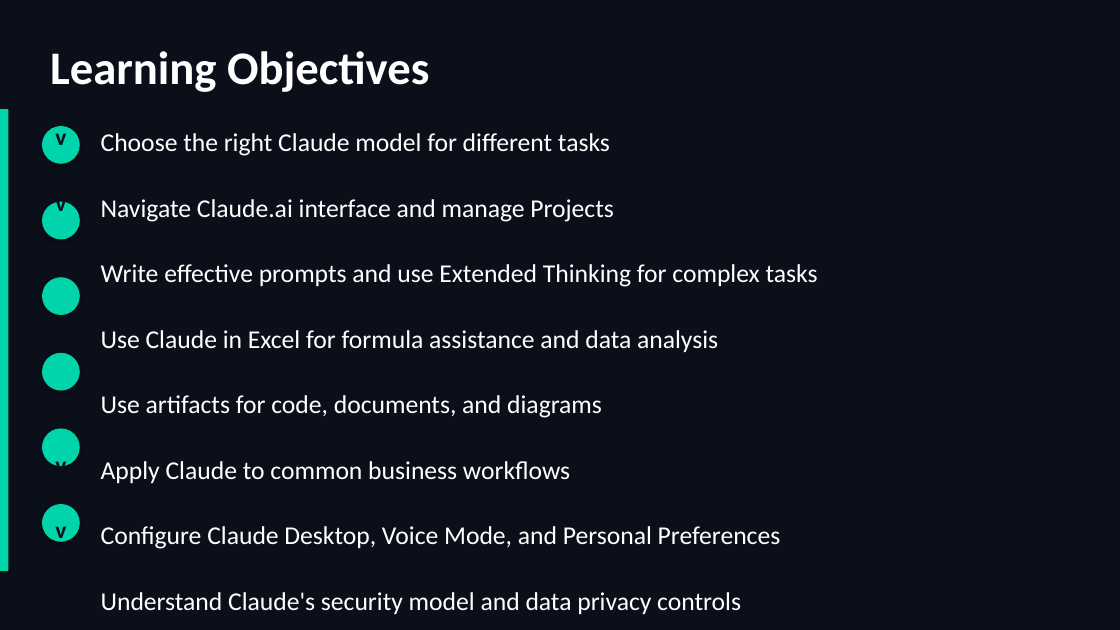
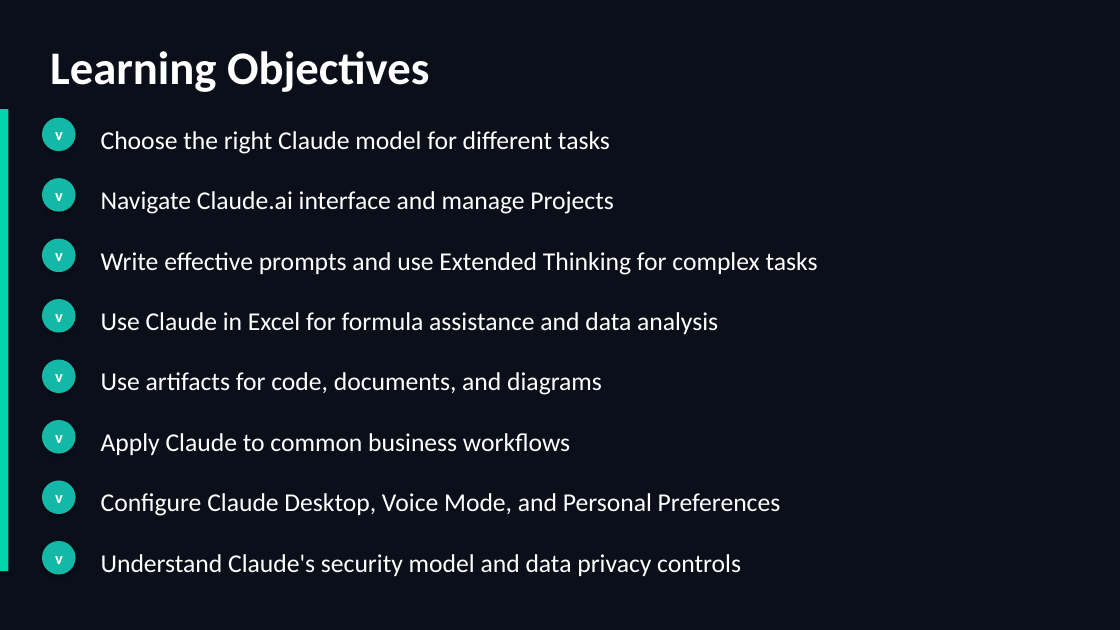
Before and after one commit to scottrhay/AIA-ClaudeCopilot, a slide deck: slide 3 of slides/Day1_Claude_for_Business.pptx. Drawn at 1120x630 pixels with LibreOffice and Linux fonts; fonts in the diff are those of the drawing. Boxes give left, top, right and bottom in pixels: in the first picture for what was removed or moved away, otherwise in the second. Text is boxed around its words. In the diff, an @@ line names an element or a change of style, - is before the commit and + after.

Commit message:
Fix Learning Objectives slide: rebuild with consistent teal circles
All 8 objectives now have matching teal oval + white 'v' checkmark.
Evenly spaced at 0.72" intervals. Previous version had mismatched
circles from imperfect cloning.

```diff
--- a/slides/Day1_Claude_for_Business.pptx
+++ b/slides/Day1_Claude_for_Business.pptx
@@ ellipse "v": place and size @@
-ellipse "v" at [55, 126, 66, 145]
+ellipse "v" at [42, 118, 76, 151]
@@ ellipse removed at [42, 126, 80, 164] @@
@@ ellipse added at [42, 178, 76, 212], fill #14B8A6, 14 pt, text #FFFFFF, bold @@
+v
@@ ellipse removed at [42, 202, 80, 239] @@
@@ text "Navigate Claude.ai interface and manage ...": place and size @@
-text "Navigate Claude.ai interface and manage ..." at [101, 199, 614, 222]
+text "Navigate Claude.ai interface and manage ..." at [101, 191, 614, 214]
@@ ellipse "v": place and size @@
-ellipse "v" at [55, 201, 66, 217]
+ellipse "v" at [42, 239, 76, 272]
@@ text "Write effective prompts and use ...": place and size @@
-text "Write effective prompts and use ..." at [101, 264, 818, 287]
+text "Write effective prompts and use ..." at [101, 252, 818, 275]
@@ size 20 to 14 pt, text colour #0B0F1A to #FFFFFF; fill none to #14B8A6; shadow on in 6 elements at [42, 239, 76, 272], [42, 118, 76, 151], [42, 360, 76, 393], [42, 420, 76, 454], [42, 541, 76, 575], [42, 299, 76, 333] @@
@@ ellipse "v": place and size @@
-ellipse "v" at [55, 277, 66, 283]
+ellipse "v" at [42, 299, 76, 333]
@@ ellipse removed at [42, 277, 80, 315] @@
@@ text "Use Claude in Excel for ...": place and size @@
-text "Use Claude in Excel for ..." at [101, 330, 718, 352]
+text "Use Claude in Excel for ..." at [101, 312, 718, 334]
@@ ellipse removed at [42, 353, 80, 391] @@
@@ ellipse "v": place and size @@
-ellipse "v" at [55, 388, 66, 391]
+ellipse "v" at [42, 360, 76, 393]
@@ text "Use artifacts for code, documents, ...": place and size @@
-text "Use artifacts for code, documents, ..." at [101, 395, 602, 418]
+text "Use artifacts for code, documents, ..." at [101, 372, 602, 395]
@@ ellipse "v": place and size @@
-ellipse "v" at [55, 453, 66, 466]
+ellipse "v" at [42, 420, 76, 454]
@@ text "Apply Claude to common business ...": place and size @@
-text "Apply Claude to common business ..." at [101, 461, 570, 483]
+text "Apply Claude to common business ..." at [101, 433, 570, 455]
@@ ellipse "v": place and size @@
-ellipse "v" at [42, 429, 80, 466]
+ellipse "v" at [42, 481, 76, 514]
@@ ellipse "v" at [42, 481, 76, 514]: fill #00D4AA to #14B8A6 @@
@@ ellipse removed at [42, 504, 80, 542] @@
@@ text in ellipse at [55, 495, 63, 503]: text added @@
+v
@@ text "Configure Claude Desktop, Voice Mode, ...": place and size @@
-text "Configure Claude Desktop, Voice Mode, ..." at [101, 526, 781, 549]
+text "Configure Claude Desktop, Voice Mode, ..." at [101, 493, 781, 516]
@@ ellipse "v": place and size @@
-ellipse "v" at [55, 526, 66, 545]
+ellipse "v" at [42, 541, 76, 575]
@@ text "Understand Claude's security model and ...": place and size @@
-text "Understand Claude's security model and ..." at [101, 592, 741, 614]
+text "Understand Claude's security model and ..." at [101, 554, 741, 576]
```
